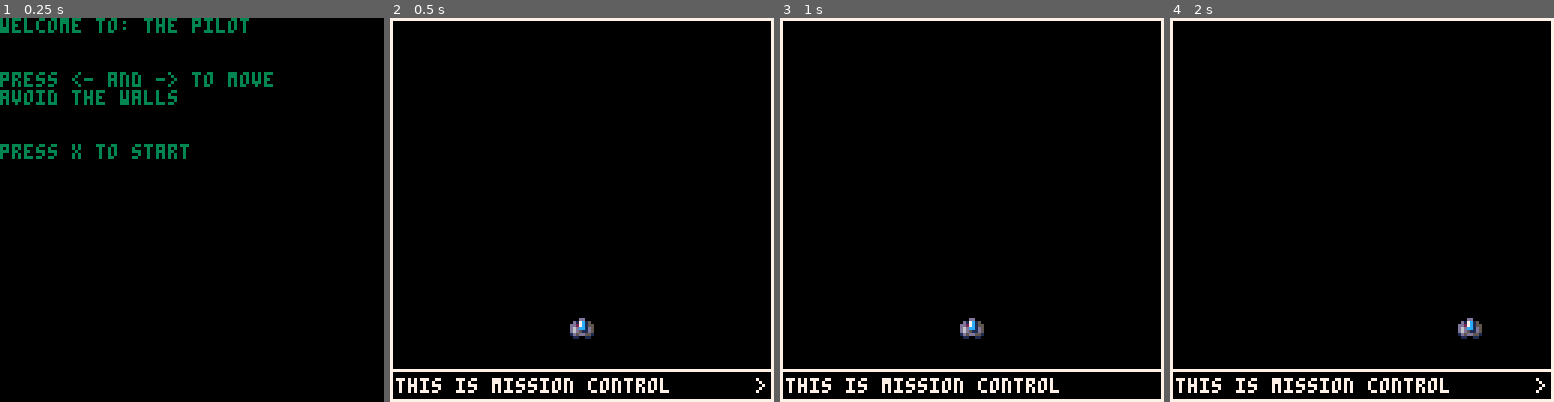
Above: before the commit, frames 1-4 (left to right).
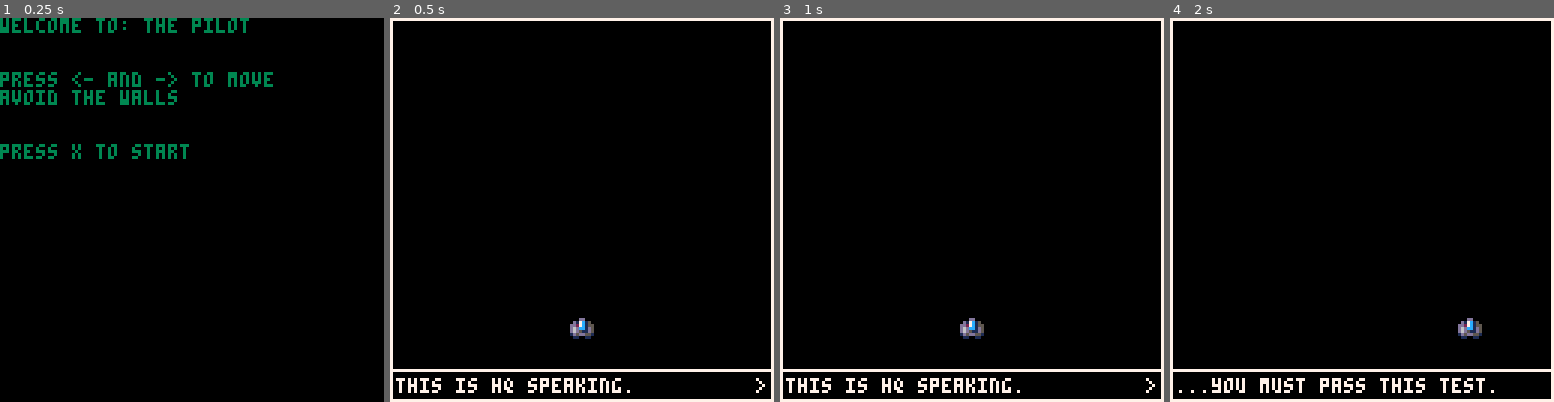
Above: after the commit, the same moments.

Repository: shen-sat/pilot
Game: PICO-8 cartridge pilot.p8
Same seed, same stepped clock (60 frames per second), same inputs: the game is played once before the commit and once after it.
Inputs:
- Up to frame 1 (0.25 s): no input
- Up to frame 2 (0.5 s): tap X (X key) at 0.33 s
- Up to frame 3 (1 s): tap O (Z key) at 0.7 s
- Up to frame 4 (2 s): tap X (X key) at 1.07, 1.85 s; hold Right from 1.6 s (still down); tap O (Z key) at 1.7 s

Frame 1 is identical in both runs. In frame 2, 0.6% of the frame differs, in the area x 27-73%, y 93-98%; in frame 3, 0.6%; in frame 4, 1.3%, in the area x 1-98%, y 93-98%.

Commit message:
Add HQ start dialogue

Diff:
--- a/pilot.p8
+++ b/pilot.p8
@@ -83,7 +83,18 @@
 	game.draw = level_draw
 
  dialogue_blinker_start_time = 0
- dialogue_blinker_increment_time = 1
+ dialogue_blinker_stop_time = 0
+ hq_start_dialogue_lines = {
+  'this is hq speaking.',
+  'before your mission...',
+  '...you must pass this test.',
+  'avoid the walls.',
+  'good luck.'
+ }
+ hq_start_dialogue_index = 1
+ hq_start_dialogue_start_time = 0
+ hq_start_show_dialogue = true
+ blinking = true
 end
 
 --game-update------------------------------------------------------------------------------------------
@@ -97,6 +108,8 @@
 	if btn(0) then player.x-=3 end
  if btn(1) then player.x+=3 end
 
+ if btnp(5) then hq_start_dialogue_index += 1 end
+
  create_barriers()
 
  move_walls()
@@ -106,6 +119,8 @@
  manage_messages()
 
  check_difficulty_and_reset_wave()
+
+ manage_hq_start_dialogue()
 
  -- check_player_hit()
 
@@ -124,34 +139,53 @@
 function level_draw()
  cls()
  rect(0,0,127,127,7) --border
-
  line(0,117,127,117,7) -- console border
- print('this is mission control', 2, 120, 7)
+
+ display_hq_start_dialogue()
+
+ spr(player.sprite,player.x,player.y)
+
+ display_messages()
+
+ for wall in all(walls) do
+  rectfill(wall.x,wall.y,wall.x + wall.width - 1,wall.y + wall.height - 1,wall.col)
+ end
+end
+
+--game-functions------------------------------------------------------------------------------------------
+--game-functions------------------------------------------------------------------------------------------
+--game-functions------------------------------------------------------------------------------------------
+--game-functions------------------------------------------------------------------------------------------
+--game-functions------------------------------------------------------------------------------------------
+--game-functions------------------------------------------------------------------------------------------
+
+function manage_hq_start_dialogue()
+ if hq_start_dialogue_index > #hq_start_dialogue_lines then hq_start_show_dialogue = false end
+end
+
+function display_hq_start_dialogue()
+ if hq_start_show_dialogue then
+  print(hq_start_dialogue_lines[hq_start_dialogue_index], 2, 120, 7)
+  display_blinker()
+ else
+  print('wave:'..wave, 8, 120, 7)
+  print('lives:'..player.lives, 90, 120, 7)
+ end
+end
+
+function display_blinker()
  if time() > dialogue_blinker_start_time then
   print('>', 122, 120, 7)
-  if time() > dialogue_blinker_start_time + dialogue_blinker_increment_time then
-   dialogue_blinker_start_time += dialogue_blinker_increment_time + 1
+  if blinking then
+   blinking = false
+   dialogue_blinker_stop_time = time() + 1
   end
- end
-
- -- print('lives:'..player.lives, 90, 120, 7)
- -- print('wave:'..wave, 8, 120, 7)
-
- spr(player.sprite,player.x,player.y)
-
- display_messages()
-
- for wall in all(walls) do
-  rectfill(wall.x,wall.y,wall.x + wall.width - 1,wall.y + wall.height - 1,wall.col)
- end
-end
-
---game-functions------------------------------------------------------------------------------------------
---game-functions------------------------------------------------------------------------------------------
---game-functions------------------------------------------------------------------------------------------
---game-functions------------------------------------------------------------------------------------------
---game-functions------------------------------------------------------------------------------------------
---game-functions------------------------------------------------------------------------------------------
+  if time() > dialogue_blinker_stop_time then
+   blinking = true
+   dialogue_blinker_start_time = dialogue_blinker_stop_time + 1
+  end
+ end
+end
 
 function display_messages()
  if message_on == false then
